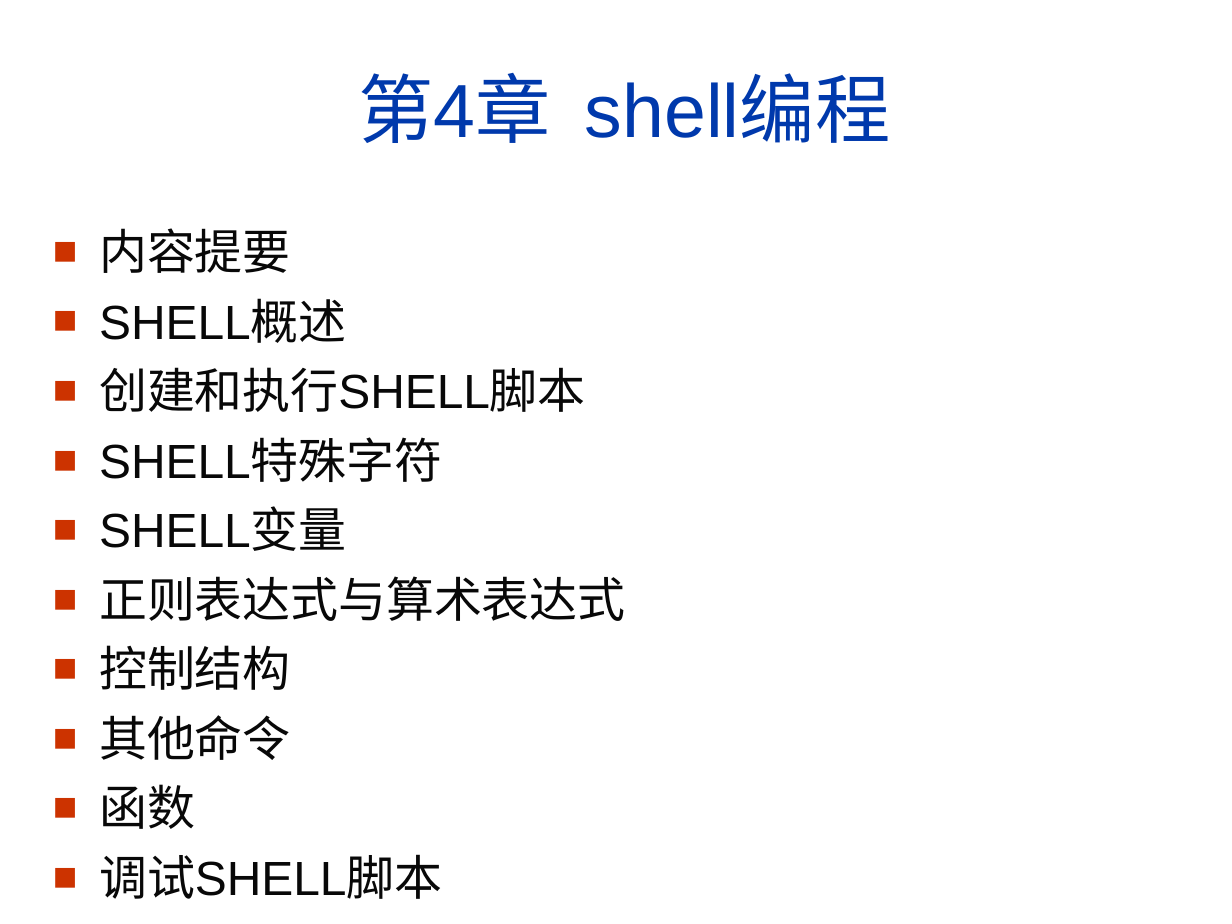
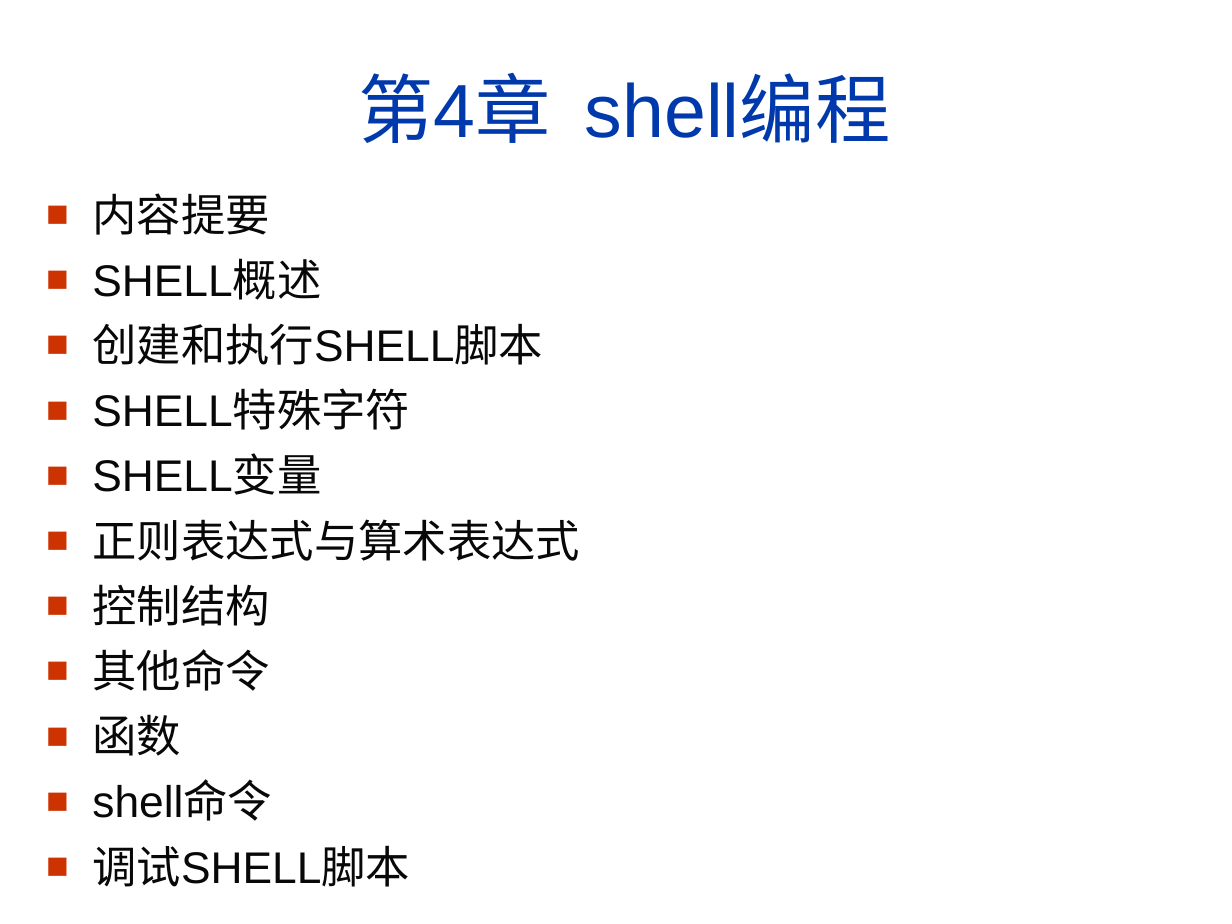
Before and after one commit to pingguocaihuiying/zhiliang729.github.io, a slide deck: slide 1 of shell/Shell_编程_教程.ppt. Drawn at 1232x924 pixels with LibreOffice and Linux fonts; fonts in the diff are those of the drawing; background and template pictures are left out. Boxes give left, top, right and bottom in pixels: in the first picture for what was removed or moved away, otherwise in the second. Text is boxed around its words. In the diff, an @@ line names an element or a change of style, - is before the commit and + after.

```diff
--- a/shell/Shell_编程_教程.ppt
+++ b/shell/Shell_编程_教程.ppt
@@ text "内容提要": place and size @@
-text "内容提要" at <box>99,228,625,899</box>
+text "内容提要" at <box>92,193,580,887</box>
@@ text at <box>92,193,580,887</box>: size 28 to 25.9 pt @@
@@ text at <box>92,782,272,821</box>: paragraph added @@
+■ shell命令
```
Also in this commit, not shown: 5 other slides changed, 3 slides added, 3 other files.
